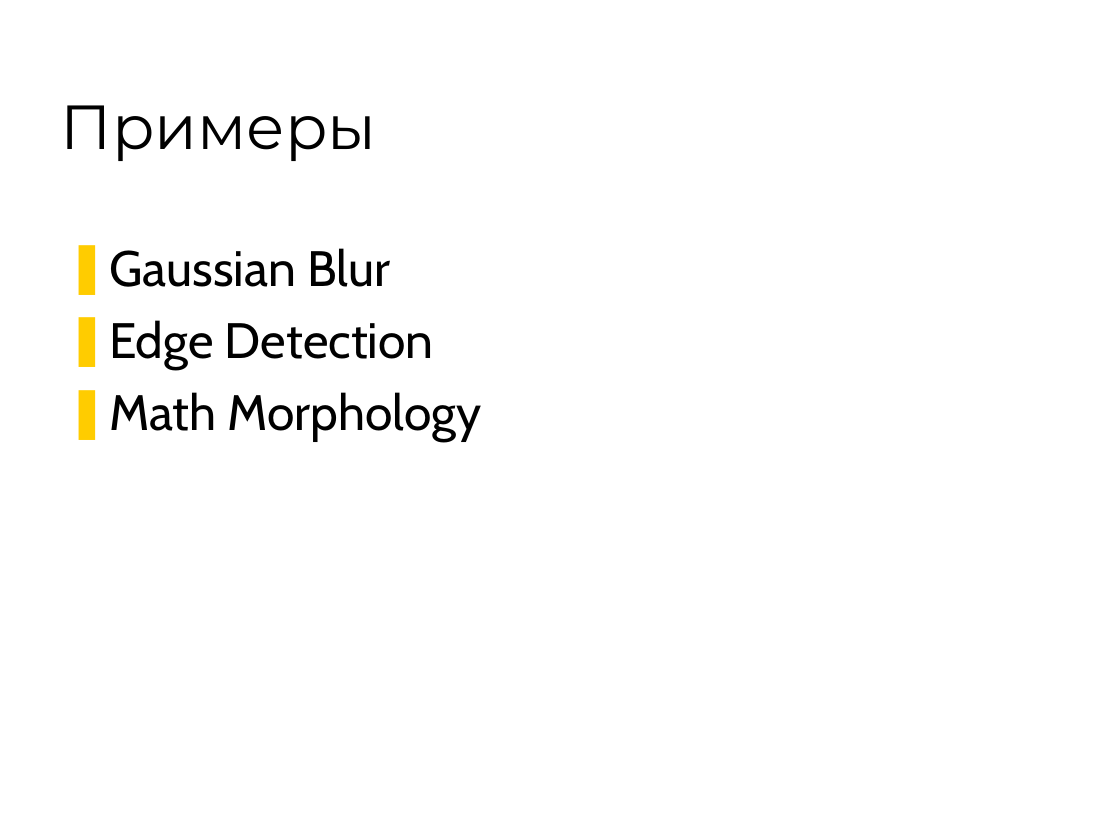
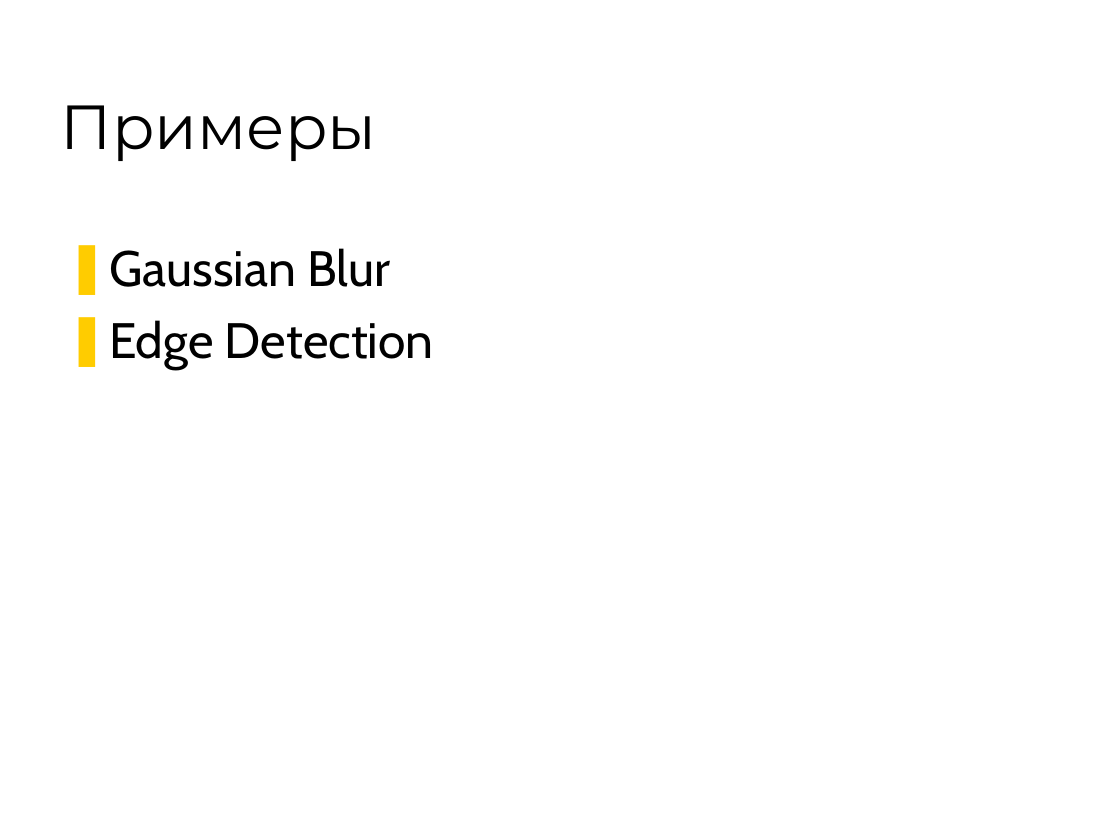
Before and after one commit to 7633/msu-cuda-course, a slide deck: slide 23 of Lectures/L5 24032009/Lection-5.ppt. Drawn at 1120x840 pixels with LibreOffice and Linux fonts; fonts in the diff are those of the drawing; background and template pictures are left out. Boxes give left, top, right and bottom in pixels: in the first picture for what was removed or moved away, otherwise in the second. Text is boxed around its words. In the diff, an @@ line names an element or a change of style, - is before the commit and + after.

Commit message:
[~] edit

```diff
--- a/Lectures/L5 24032009/Lection-5.ppt
+++ b/Lectures/L5 24032009/Lection-5.ppt
@@ text at <box>109,392,482,441</box>: paragraph removed @@
-❚ Math Morphology
```
Also in this commit, not shown: 2 other slides changed, 6 slides added.
